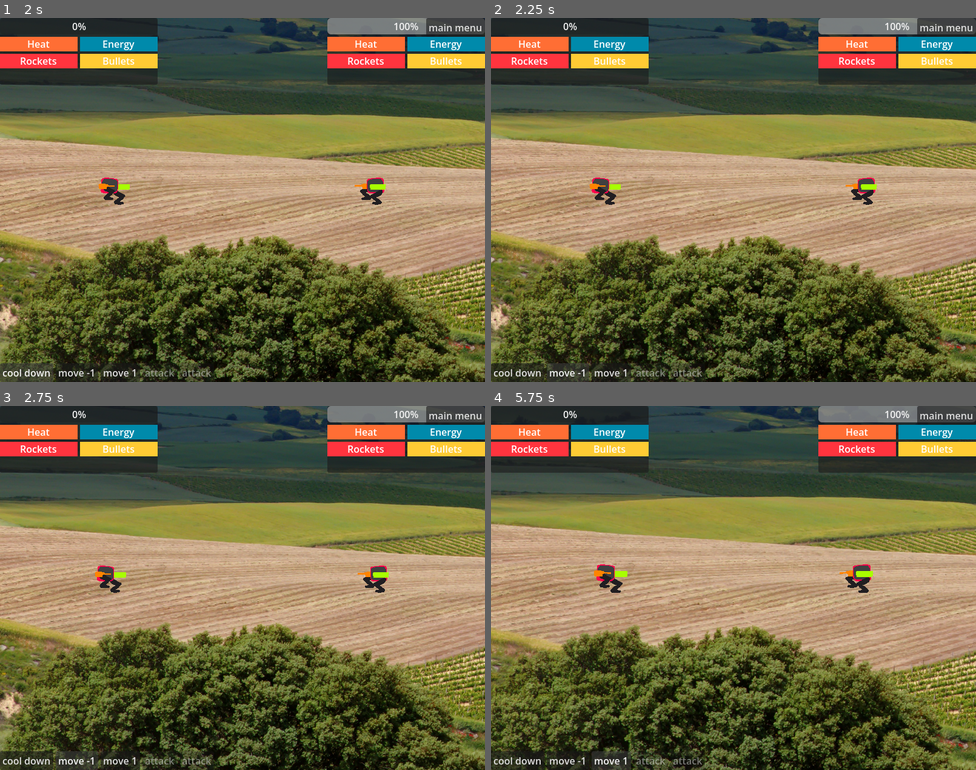
Above: before the commit, frames 1-4 (two rows, left to right).
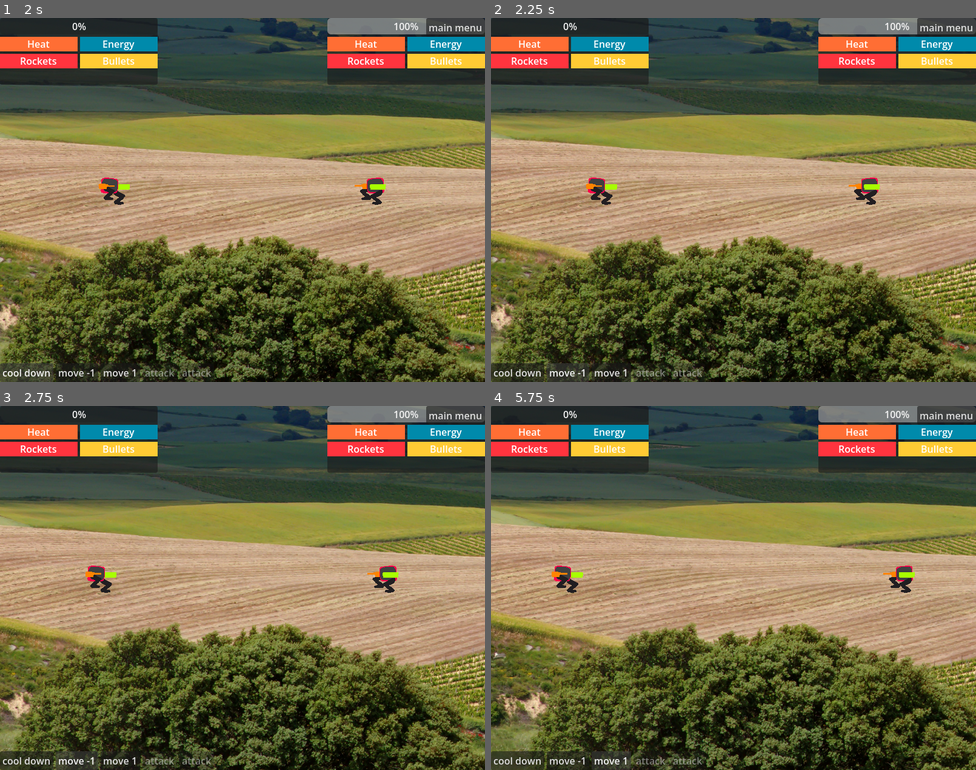
Above: after the commit, the same moments.

Repository: SnekOfSpice/micro-mechs
Game: Godot game, scene res://game/main_menu/main_menu.tscn
The game is run twice, just before and just after one commit, with the same random seed, the same clock (stepped at 60 frames per second) and the same inputs.
Inputs:
- Up to frame 1 (2 s): click "Battle" at 0.5 s; click "cool down" at 1.25 s
- Up to frame 2 (2.25 s): click "move -1" at 2 s
- Up to frame 3 (2.75 s): no input
- Up to frame 4 (5.75 s): click "move 1" at 2.75 s; click "cool down" at 3.5 s; click "move -1" at 4.25 s; click "move 1" at 5 s

Frame 1 is identical in both runs. In frame 2, 24% of the frame differs, in the area x 0-100%, y 0-100%; in frame 3, 33%; in frame 4, 42%.
Error in both runs: Invalid access to property or key 'weapon_list' on a base object of type 'null instance'. (res://mech.gd:27)

Commit message:
more polish and usability

Diff:
--- a/autoload/action_button.gd
+++ b/autoload/action_button.gd
@@ -25,5 +25,11 @@
 
 
 func _on_pressed() -> void:
+	if CommandHandler.awaiting_execution:
+		return
+	#var actions_left := action.owner.combat_stats.actions_left
+	#if CommandHandler.command_queue.size() >= actions_left - (1 if CommandHandler.awaiting_execution else 0):
+		#return
+	print()
 	action.do()
 	EventBus.request_action_rebuild.emit()
--- a/autoload/event_bus.gd
+++ b/autoload/event_bus.gd
@@ -6,3 +6,4 @@
 signal combat_stats_changed(mech : Mech)
 signal phase_changed(phase : Phase)
 signal commands_this_turn_changed()
+signal commands_begun_this_turn_changed()
--- a/command_handler.gd
+++ b/command_handler.gd
@@ -2,6 +2,7 @@
 
 signal commands_changed()
 signal command_executed(command : Command)
+signal command_executing(command : Command)
 
 var command_queue : Array[Command] = []
 var awaiting_execution : bool = false
@@ -21,10 +22,11 @@
 	awaiting_execution = true
 
 	var command : Command = command_queue.pop_front()
-	await get_tree().create_timer(0.5).timeout
+	command_executing.emit(command)
 
 	@warning_ignore("redundant_await")
 	await command.execute()
+	await get_tree().create_timer(0.5).timeout
 	awaiting_execution = false
 	execute_next_command()
 
--- a/game/systems/phase_manager/phase_act.gd
+++ b/game/systems/phase_manager/phase_act.gd
@@ -4,7 +4,6 @@
 
 func enter_state() -> void:
 	super()
-	Global.battle_stage.commands_this_turn.clear()
 	if Global.active_mech == Global.npc_mech:
 		Global.active_mech.agent.act()
 	#else:
--- a/game/systems/phase_manager/phase_pass_to_other.gd
+++ b/game/systems/phase_manager/phase_pass_to_other.gd
@@ -5,6 +5,7 @@
 func enter_state() -> void:
 	print("pass to other")
 	Global.battle_stage.commands_this_turn.clear()
+	Global.battle_stage.commands_begun_this_turn.clear()
 	Global.active_mech = Global.get_other_mech(Global.active_mech)
 	Global.active_mech.refill_actions()
 	super()
--- a/world/battle/battle_stage.gd
+++ b/world/battle/battle_stage.gd
@@ -5,10 +5,12 @@
 var mech1 : Mech
 var mech2 : Mech
 var commands_this_turn := []
+var commands_begun_this_turn := []
 
 
 func _ready() -> void:
 	CommandHandler.command_executed.connect(_on_command_executed)
+	CommandHandler.command_executing.connect(_on_command_executing)
 	var config := ResourceLoader.load("user://mech_config.tres")
 	mech1 = Mech.make(config)
 	%BattleLine.add_child(mech1)
@@ -107,6 +109,9 @@
 	get_tree().change_scene_to_file("res://game/main_menu/main_menu.tscn")
 
 
+func _on_command_executing(command : Command):
+	commands_begun_this_turn.append(command)
+	EventBus.commands_begun_this_turn_changed.emit()
 func _on_command_executed(command : Command):
 	commands_this_turn.append(command)
 	print(commands_this_turn)
--- a/world/battle/mech_status_container.gd
+++ b/world/battle/mech_status_container.gd
@@ -11,6 +11,7 @@
 
 func _ready() -> void:
 	EventBus.combat_stats_changed.connect(display_mech_state)
+	EventBus.commands_begun_this_turn_changed.connect(_on_commands_begun_this_turn_changed)
 	EventBus.commands_this_turn_changed.connect(_on_commands_this_turn_changed)
 
 
@@ -32,6 +33,10 @@
 
 
 func _on_commands_this_turn_changed():
+	ugh()
+func _on_commands_begun_this_turn_changed():
+	ugh()
+func ugh():
 	var phase := PhaseManager.phase
 	%Actions.text = ""
 	if not phase is PhaseAct:
@@ -39,4 +44,4 @@
 	if Global.active_mech != tracking_mech:
 		return
 
-	%Actions.text = str(Global.active_mech.combat_stats.actions_left - Global.battle_stage.commands_this_turn.size())
+	%Actions.text = str(Global.active_mech.combat_stats.actions_left - Global.battle_stage.commands_begun_this_turn.size())
--- a/world/battle/player_hud.gd
+++ b/world/battle/player_hud.gd
@@ -5,8 +5,18 @@
 
 func _ready() -> void:
 	Global.hud = self
+	EventBus.phase_changed.connect(_on_phase_changed)
 	#EventBus.combat_stats_changed.connect(_on_combat_stats_changed)
-#
+
+
+func _on_phase_changed(phase : Phase):
+	%ActionsContainer.hide()
+	if not phase is PhaseAct:
+		return
+
+	if Global.active_mech == Global.player_mech:
+		%ActionsContainer.visible = true
+
 #
 #func _on_combat_stats_changed(mech : Mech):
 	#if mech != Global.player_mech:
